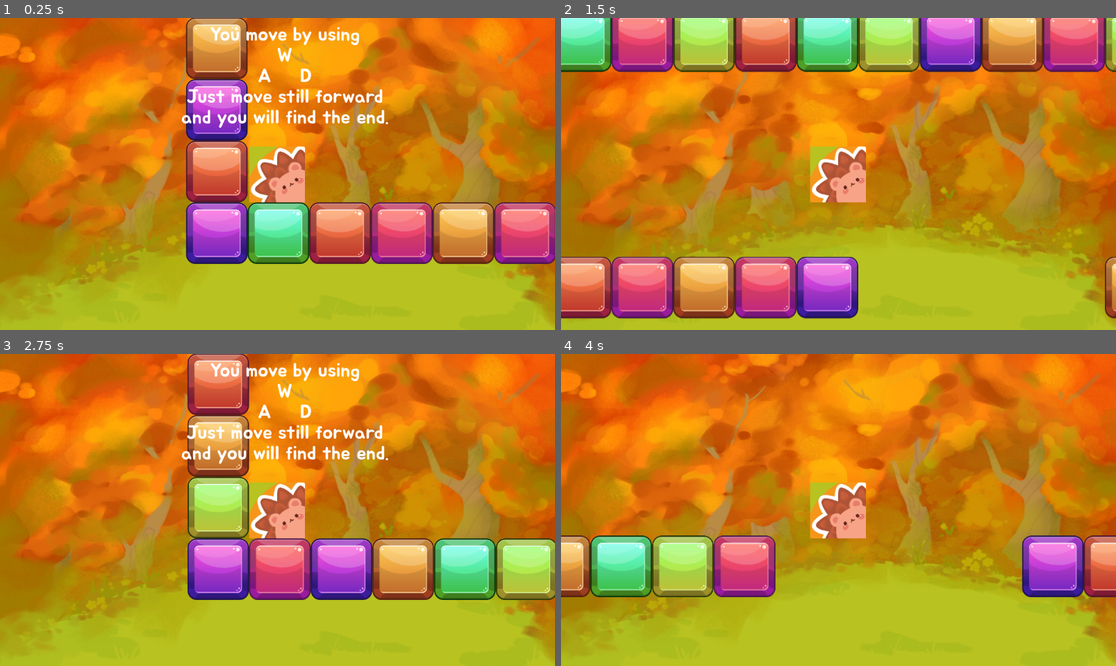
Above: before the commit, frames 1-4 (two rows, left to right).
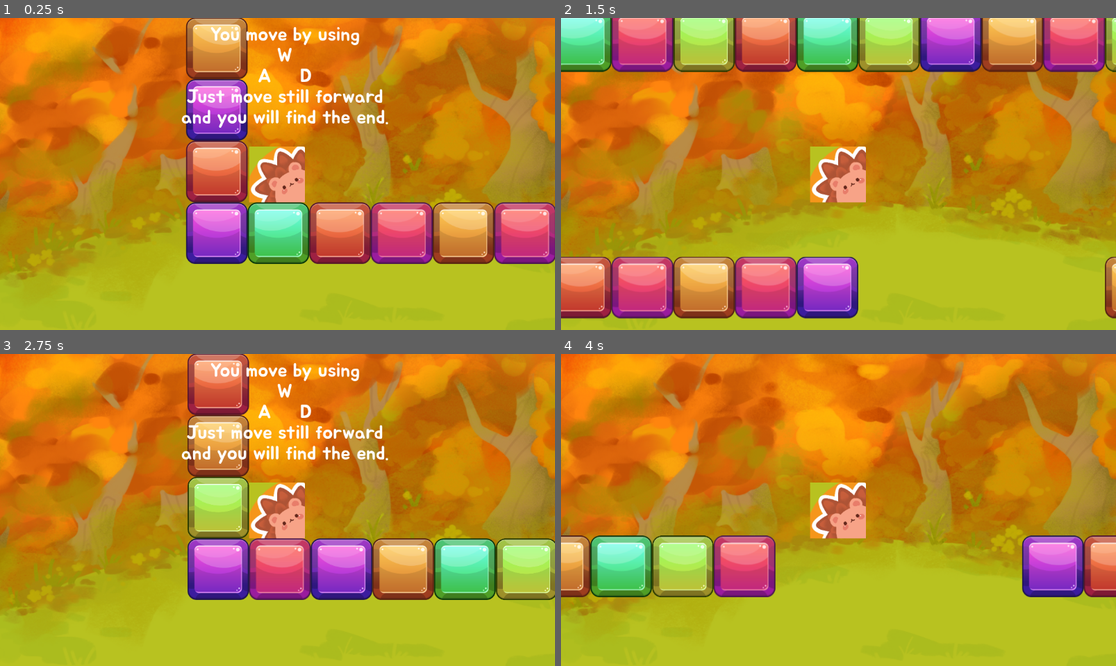
Above: after the commit, the same moments.

Repository: Kitulik/platformer
Game: Godot game, scene res://main.tscn
Same seed, same stepped clock (60 frames per second), same inputs: the game is played once before the commit and once after it.
Inputs (mouse positions are in pixels of both pictures, inside the frame that each line leads up to):
- Up to frame 1 (0.25 s): no input
- Up to frame 2 (1.5 s): tap Enter at 0.5 s; move the mouse to (960, 158) at 0.52 s; hold D (right) from 0.53 s (still down); tap Alt at 0.6 s; click (960, 158) at 0.67 s; tap Space (jump) at 0.77 s; move the mouse to (727, 189) at 1.27 s; tap Shift at 1.35 s
- Up to frame 3 (2.75 s): tap Space (jump) at 1.52 s; move the mouse to (333, 441) at 2.02 s; release D (right) at 2.03 s; hold A (left) from 2.03 s (still down); tap Alt at 2.1 s
- Up to frame 4 (4 s): tap Space (jump) at 2.75, 3.02, 3.77 s; move the mouse to (810, 572) at 2.77 s; release A (left) at 2.78 s; hold D (right) from 2.78 s (still down); tap Shift at 2.85 s; click (810, 572) at 2.92 s; move the mouse to (1005, 556) at 3.52 s; tap Alt at 3.6 s

The runs differ from the first frame. In frame 1, 40% of the frame differs, in the area x 0-100%, y 0-99%; in frame 2, 37%; in frame 3, 40%; in frame 4, 45%.

Commit message:
background

Diff:
--- a/main.tscn
+++ b/main.tscn
@@ -89,10 +89,10 @@
 anchors_preset = 15
 anchor_right = 1.0
 anchor_bottom = 1.0
-offset_left = -2.0
-offset_top = -4.0
-offset_right = 1398.0
-offset_bottom = 976.0
+offset_left = -174.0
+offset_top = -170.0
+offset_right = 1940.0
+offset_bottom = 1266.0
 grow_horizontal = 2
 grow_vertical = 2
 scale = Vector2(0.453556, 0.453556)
Not shown, changed: exports/game.zip
Not shown, changed: exports/index.html
Not shown, changed: exports/index.pck
